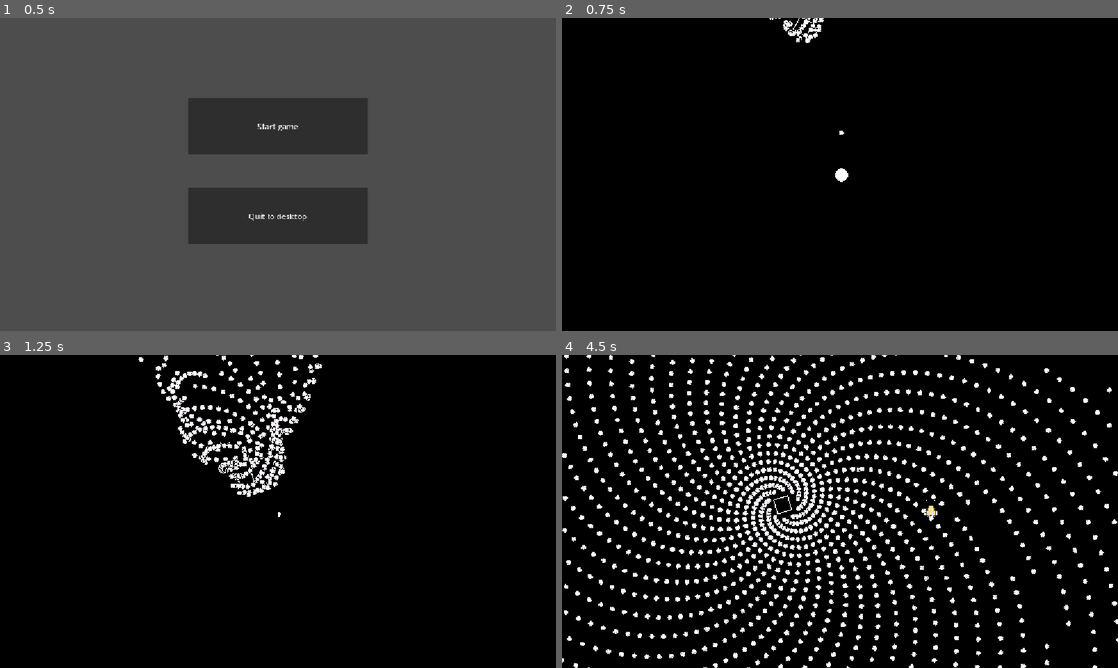
Above: before the commit, frames 1-4 (two rows, left to right).
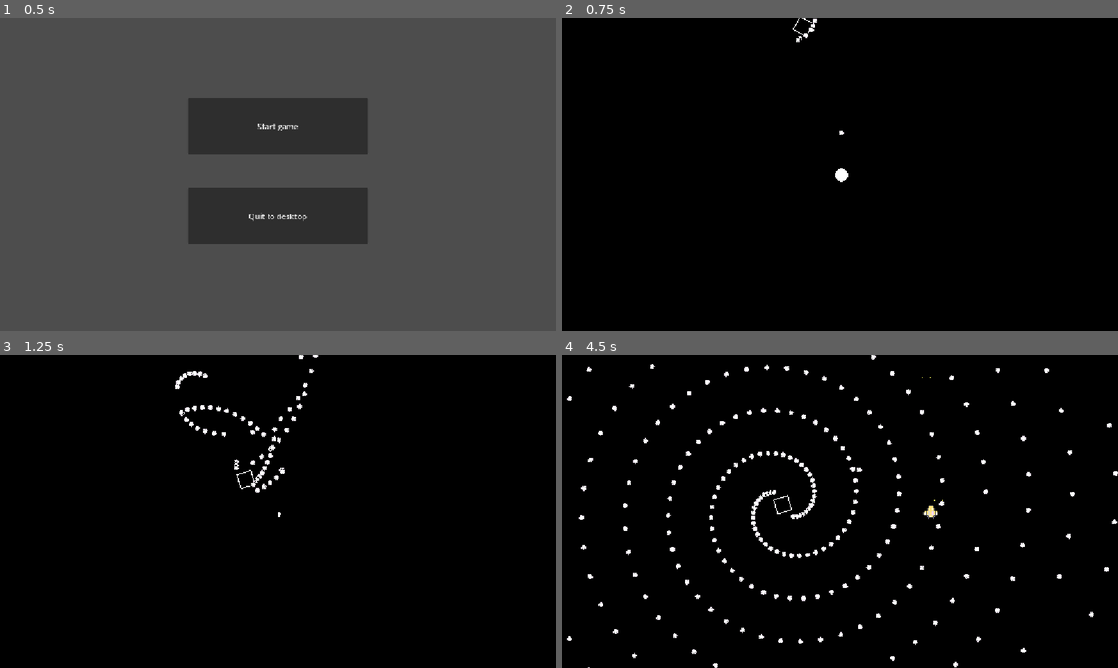
Above: after the commit, the same moments.

Repository: Draftier/Geometric-Invasion-CSS-497
Game: Godot game, scene res://scenes/main_menu.tscn
Same seed, same stepped clock (60 frames per second), same inputs: the game is played once before the commit and once after it.
Inputs:
- Up to frame 1 (0.5 s): no input
- Up to frame 2 (0.75 s): click "Start game" at 0.5 s
- Up to frame 3 (1.25 s): no input
- Up to frame 4 (4.5 s): hold Right (right) 1.28-2.03 s; hold Z (shoot) 1.28-2.03 s; hold Down (down) 2.03-2.78 s; tap Z (shoot) at 2.1, 3.05, 3.6 s; hold Right (right) 2.78-3.53 s; hold Shift (slow) 2.78-3.53 s; hold Up (up) 3.53-4.28 s; hold Left (left) from 4.28 s (still down); hold Z (shoot) from 4.28 s (still down)

Frame 1 is identical in both runs. In frame 2, 0.2% of the frame differs, in the area x 37-48%, y 0-8%; in frame 3, 1.9%; in frame 4, 8.8%, in the area x 0-100%, y 0-100%.

Commit message:
Added player bullets to be part of object pool
- Consider making object pool class

Diff:
--- a/geometric-invasion/scenes/game.tscn
+++ b/geometric-invasion/scenes/game.tscn
@@ -68,7 +68,7 @@
 rotation = -1.0824624
 path = NodePath("..")
 shooter_timer_wait_time = 0.01
-spawn_point_count = 10
+spawn_point_count = 2
 
 [node name="PlayerDefaultShootingStyle" parent="." unique_id=1651887187 instance=ExtResource("1_iywne")]
 
--- a/geometric-invasion/scripts/ShootPoint/shoot_point.gd
+++ b/geometric-invasion/scripts/ShootPoint/shoot_point.gd
@@ -3,6 +3,7 @@
 
 const PLAYER_BULLET = preload("uid://iie43arv0boo")
 @export var stats : ShootPointStats
+@onready var level_manager = get_tree().get_first_node_in_group("level_manager")
 
 # Variable used to track whether or not point can fire another bullet within timer
 var can_shoot : bool = true
@@ -19,10 +20,10 @@
 	# Fire bullet then reset can_shoot flag so that we can keep bullet fire rate within timer time
 	if can_shoot == true:
 		# Instantiate the bullet shot by player, set speed, positiona, and rotation and start firerate timer
-		var player_bullet = PLAYER_BULLET.instantiate() as Area2D
+		var player_bullet = level_manager.pull_from_pool("player")
 		player_bullet.speed = 1000
-		player_bullet.global_position = $Muzzle.position
+		player_bullet.global_position = $Muzzle.global_position
 		player_bullet.global_rotation = $Muzzle.global_rotation
-		add_child(player_bullet)
+		#add_child(player_bullet)
 		$FireRateTimer.start()
 		can_shoot = false
--- a/geometric-invasion/scripts/bullet/bullet.gd
+++ b/geometric-invasion/scripts/bullet/bullet.gd
@@ -2,6 +2,7 @@
 extends Area2D
 
 @export var speed = 250
+@export var shooter : String
 
 @onready var level_manager = get_tree().get_first_node_in_group("level_manager")
 
--- a/geometric-invasion/scripts/enemy/enemy.gd
+++ b/geometric-invasion/scripts/enemy/enemy.gd
@@ -63,7 +63,7 @@
 # Each time timer goes out shoot a bullet for each bullet spawn point in scene
 func _on_shoot_timer_timeout() -> void:
 	for s in rotater.get_children():
-		var bullet = manager.pull_from_pool() as Bullet
+		var bullet = manager.pull_from_pool("enemy") as Bullet
 		#var bullet = bullet_scene.instantiate()
 		#get_tree().root.add_child(bullet)
 		bullet.speed = 250
--- a/geometric-invasion/scripts/level_manager/level_manager.gd
+++ b/geometric-invasion/scripts/level_manager/level_manager.gd
@@ -10,36 +10,49 @@
 
 # Variables to store bullets
 var cur_bullet_count : int = 0
-var max_bullet_count : int = 1750
+var max_bullet_count : int = 5000
 var bullets : Array [ Bullet ]
 var bullet_index : int = 0
 
-const bullet_scene = preload("res://scenes/obstacle_bullet_base.tscn")
+const basic_enemy_bullet = preload("res://scenes/obstacle_bullet_base.tscn")
+const basic_player_bullet = preload("res://scenes/player_bullet.tscn")
 
 func add_to_pool(bullet: Bullet) -> void:
 	bullet.reset()
 	bullets.append(bullet)
 
 
-func pull_from_pool() -> Bullet:
+func pull_from_pool(type : String) -> Bullet:
 	var object: Bullet
 	if bullets.is_empty():
-		object = bullet_scene.instantiate()
+		if type == "enemy":
+			object = basic_enemy_bullet.instantiate()
+		elif type == "player":
+			object = basic_player_bullet.instantiate()
 	else:
-		object = bullets[0]
-		bullets.remove_at(0)
+		for i in range(0, bullets.size()):
+			if bullets[i].shooter == null:
+				print("Pool bugged")
+			if bullets[i].shooter == type:
+				object = bullets[i]
+				bullets.remove_at(i)
+				break
 	object.set_process(true)
 	object.set_physics_process(true)
 	object.visible = true
 	return object
 
 func _ready() -> void:
-	for i in max_bullet_count:
-		var bullet : Bullet = bullet_scene.instantiate()
-
+	for i in range(0, max_bullet_count / 2):
+		print(i)
+		var bullet : Bullet = basic_enemy_bullet.instantiate()
+		bullet.shooter = "enemy"
 		add_to_pool(bullet)
-
 		get_tree().root.add_child(bullet)
+		var player_bullet = basic_player_bullet.instantiate()
+		player_bullet.shooter = "player"
+		add_to_pool(player_bullet)
+		get_tree().root.add_child(player_bullet)
 
 	#Store the time in the timer
 	$LevelTimer.wait_time = level_time
